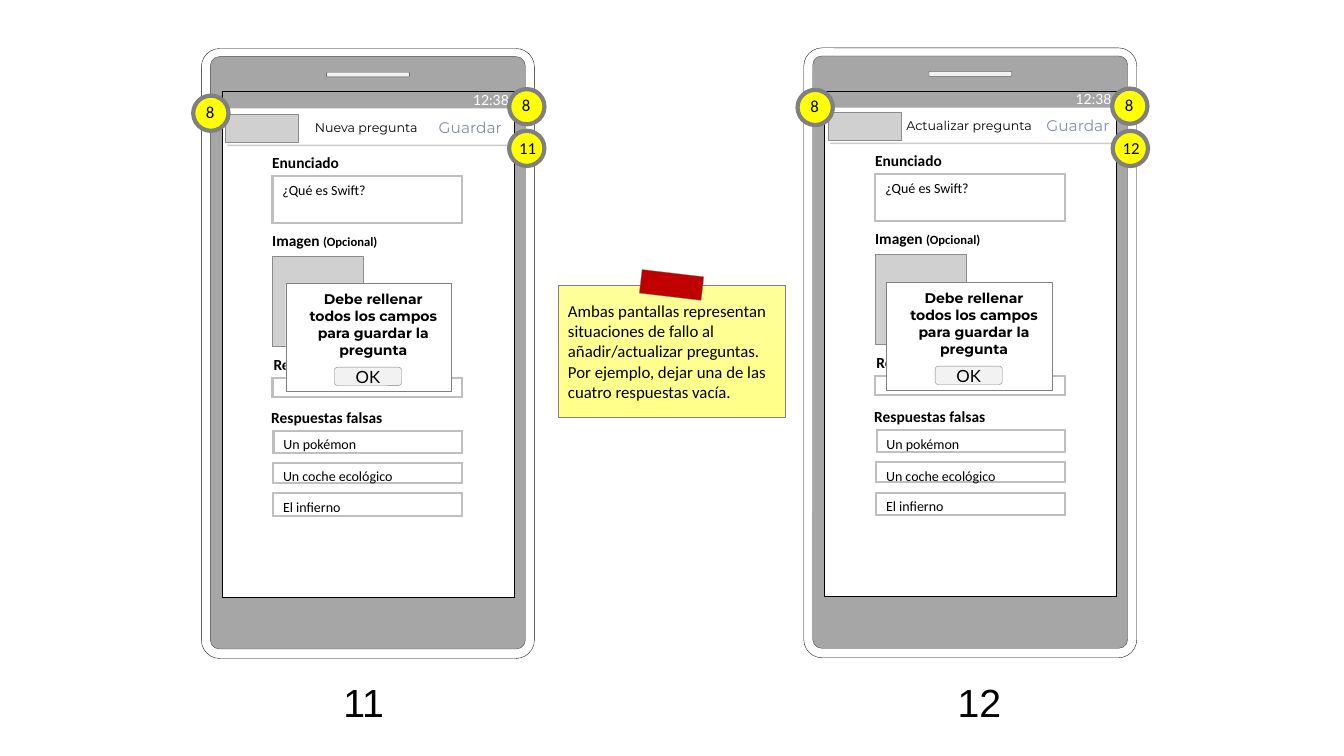
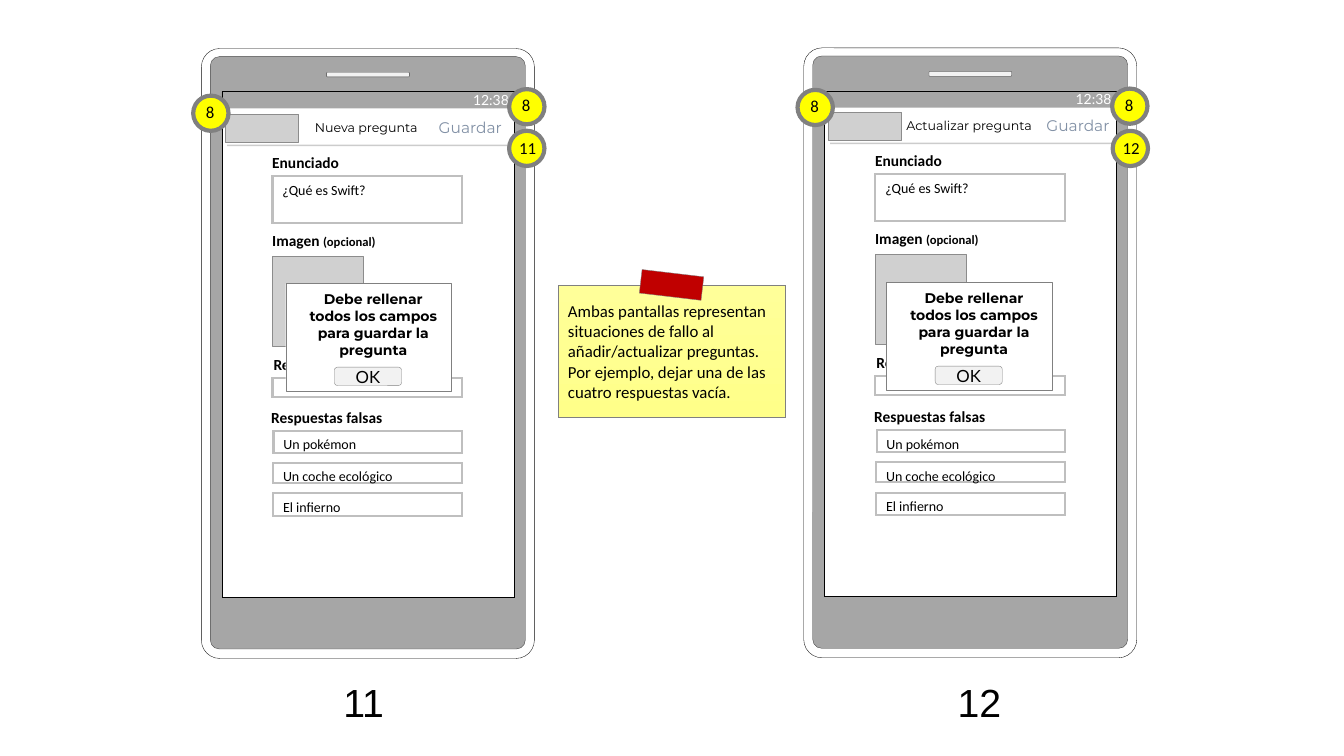
Before and after one commit to AlfonsoLRz/Quiz, a slide deck: slide 7 of doc/Storyboard.pptx. Drawn at 1344x756 pixels with LibreOffice and Linux fonts; fonts in the diff are those of the drawing; grey boxes stand for pictures. Boxes give left, top, right and bottom in pixels: in the first picture for what was removed or moved away, otherwise in the second. Text is boxed around its words. In the diff, an @@ line names an element or a change of style, - is before the commit and + after.

```diff
--- a/doc/Storyboard.pptx
+++ b/doc/Storyboard.pptx
@@ text at [272, 236, 375, 249]: text changed @@
-Imagen (Opcional)
+Imagen (opcional)
@@ text at [875, 234, 978, 247]: text changed @@
-Imagen (Opcional)
+Imagen (opcional)
```
Also in this commit, not shown: 1 other slide changed, 1 other file.
